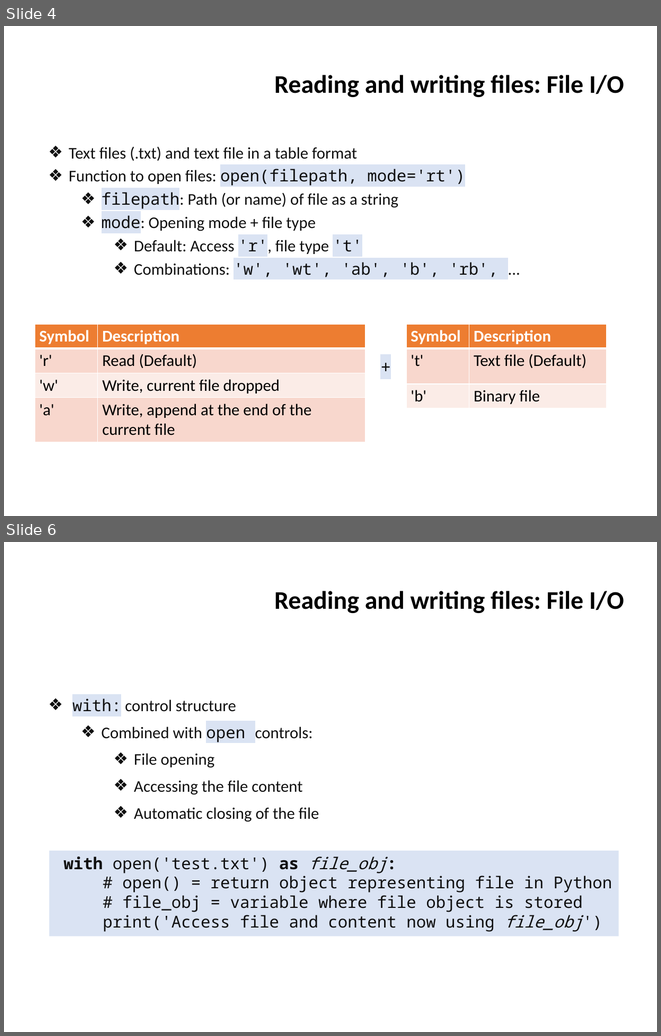
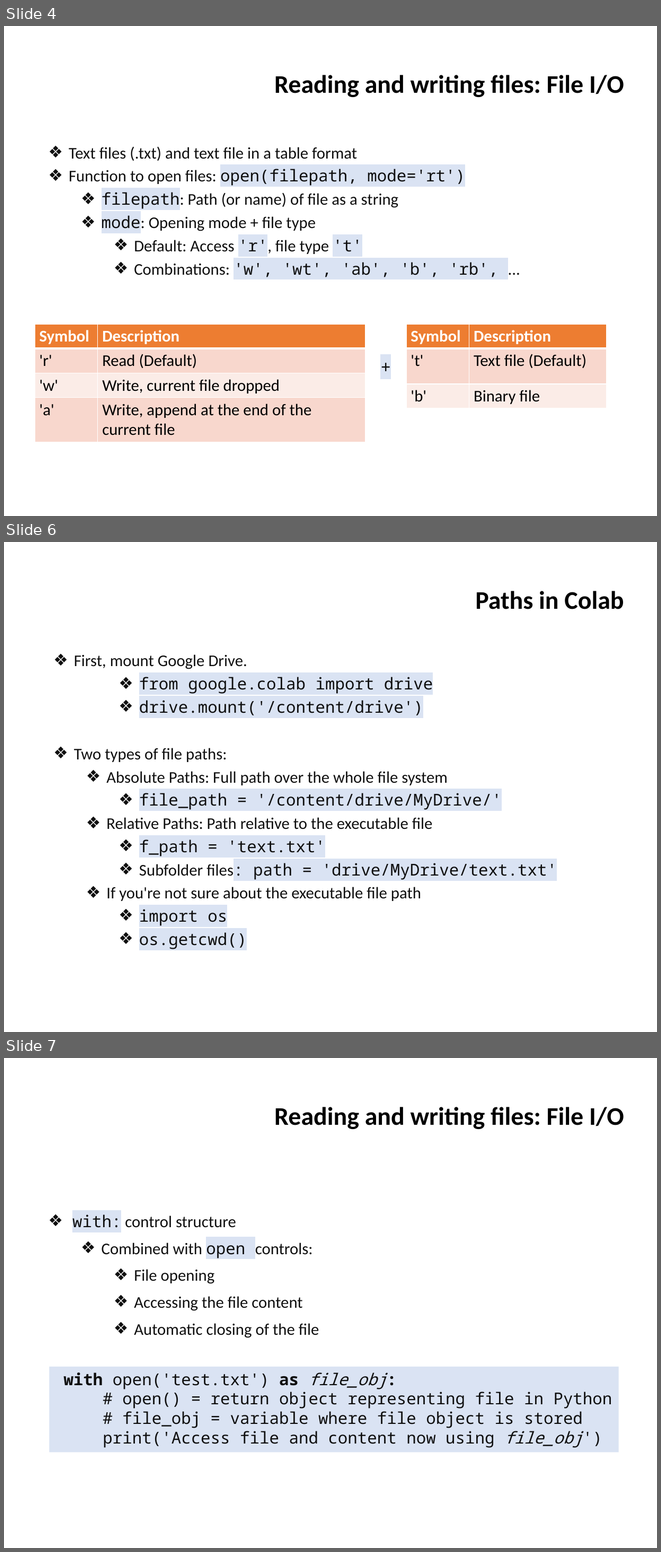
Before and after one commit to ifromm/fcsp, a slide deck: Slides/unit_8_prog_5.pptx. Shown one above the other, each under a label of ours: slides 4 and 6 before the commit, slides 4, 6 and 7 after it; the slides between them are not shown. The pictures are 661x1036 and 661x1552 pixels, drawn with LibreOffice and Linux fonts; fonts in the diff are those of the drawing; background and template pictures are left out. Boxes give left, top, right and bottom in pixels: in the first picture for what was removed or moved away, otherwise in the second. Text is boxed around its words. In the diff, an @@ line names an element or a change of style, - is before the commit and + after.

Commit message:
Edit the file path after mounting Google Drive in Colab.

```diff
--- a/Slides/unit_8_prog_5.pptx
+++ b/Slides/unit_8_prog_5.pptx
@@ slide 6 added at box(4, 542, 657, 1032), background picture (left out); not listed: 1 template element that a slide beside it also shows @@
@@ text added at box(475, 591, 624, 609), 28 pt, text #000000, bold @@
+Paths in Colab
@@ text added at box(74, 654, 557, 880), 18 pt, text #0F0F0F @@
+  ❖ First, mount Google Drive.
+      ❖ from google.colab import drive
+      ❖ drive.mount('/content/drive')
+  ❖ Two types of file paths:
+    ❖ Absolute Paths: Full path over the whole file system
+      ❖ file_path = '/content/drive/MyDrive/'
+    ❖ Relative Paths: Path relative to the executable file
+      ❖ f_path = 'text.txt'
+      ❖ Subfolder files: path = 'drive/MyDrive/text.txt'
@@ text added at box(106, 886, 421, 949), 18 pt, text #0F0F0F @@
+    ❖ If you're not sure about the executable file path
+      ❖ import os
+      ❖ os.getcwd()
@@ what was slide 6 is now slide 7 @@
```
Also in this commit, not shown: 2 slides changed.
